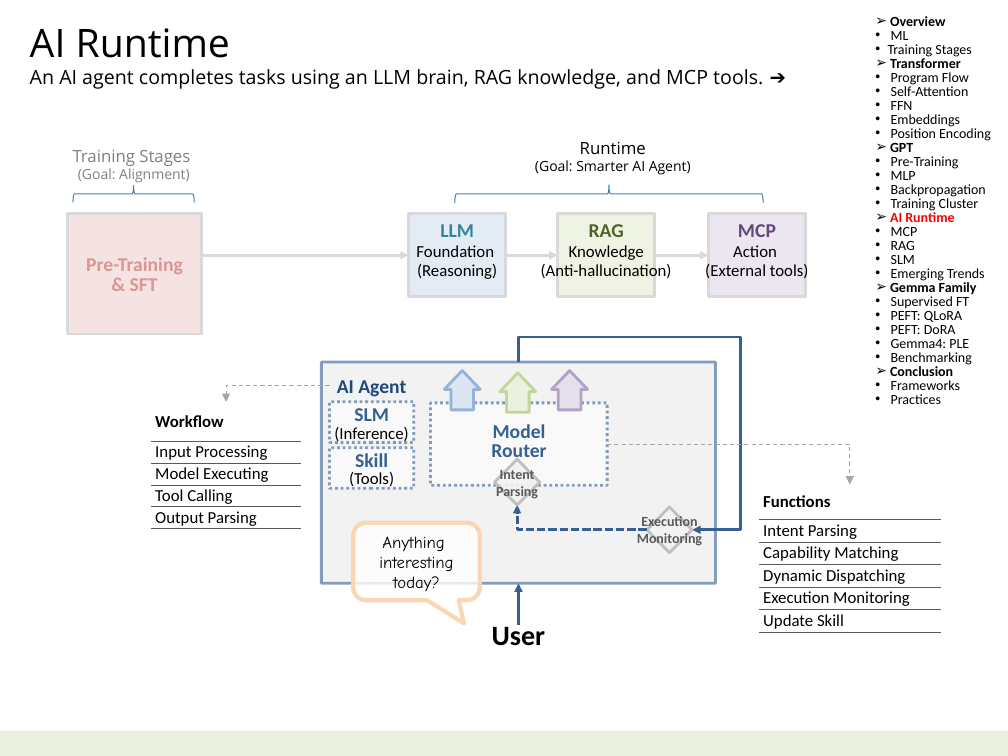
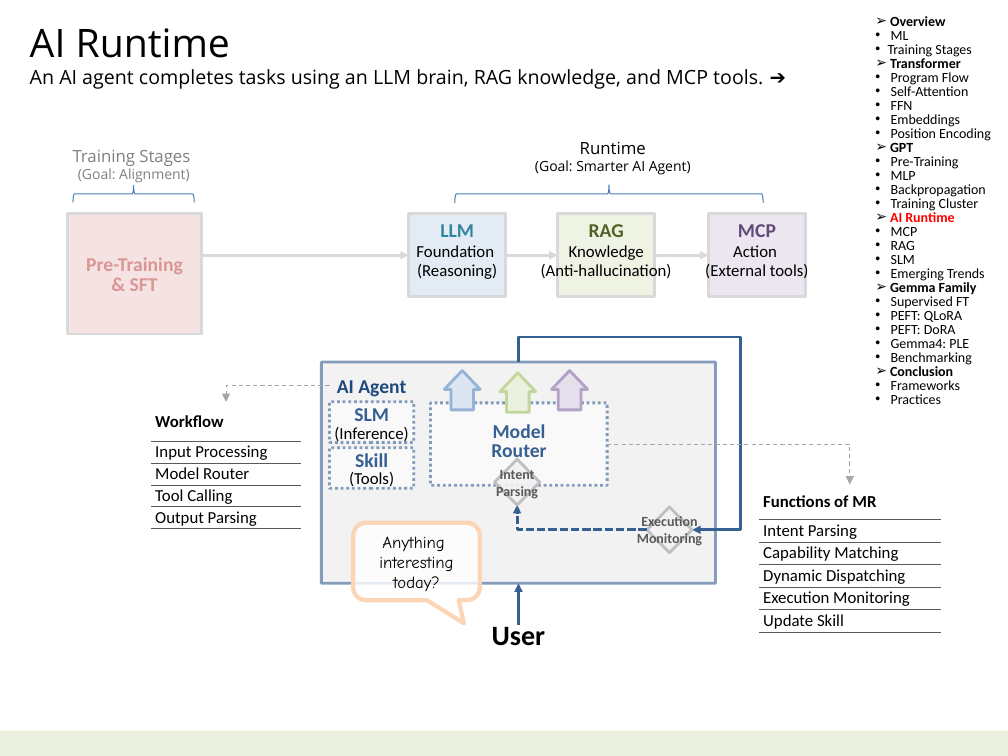
Before and after one commit to navibator/crazy-ai, a slide deck: slide 3 of ai-gemma.pptx. Drawn at 1008x756 pixels with LibreOffice and Linux fonts; fonts in the diff are those of the drawing. Boxes give left, top, right and bottom in pixels: in the first picture for what was removed or moved away, otherwise in the second. Text is boxed around its words. In the diff, an @@ line names an element or a change of style, - is before the commit and + after.

```diff
--- a/ai-gemma.pptx
+++ b/ai-gemma.pptx
@@ table at (151,402,300,530) @@
-row 3, column 1: Model Executing
+row 3, column 1: Model Router
@@ table at (759,485,940,633) @@
-row 1, column 1: Functions
+row 1, column 1: Functions of MR
```
Also in this commit, not shown: 1 other slide changed, 1 slide removed, 1 other file.
